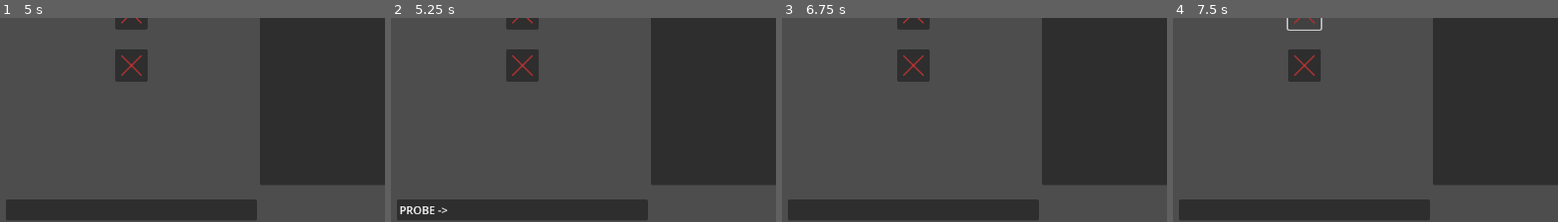
Above: before the commit, frames 1-4 (left to right).
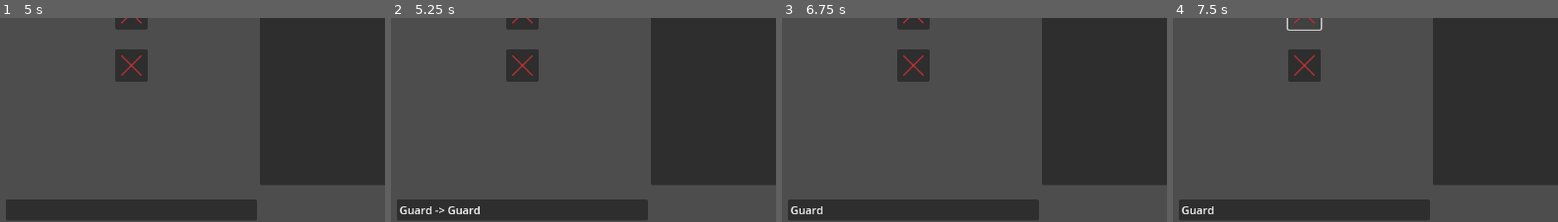
Above: after the commit, the same moments.

Repository: remyCases/Mercenary_Combat
Game: Godot game, scene res://scenes/main_menu.tscn
Two runs of this game, one before a commit and one after it. Both use one fixed random seed, a clock stepped at 60 frames per second and the inputs below.
Inputs (mouse positions are % of the whole screen's width and height, from its top left):
- Up to frame 1 (5 s): click (50, 52) at 0.52 s; click (50, 44) at 1.25 s; click "Start Combat" at 2 s; click "Next Turn" at 2.75 s; click "Next Turn" at 3.5 s; click (17, 14) at 4.27 s
- Up to frame 2 (5.25 s): click "PROBE" at 5 s
- Up to frame 3 (6.75 s): click "PROBE" at 5.75 s; click (17, 6) at 6.5 s
- Up to frame 4 (7.5 s): click (17, 26) at 7.27 s
The pictures show only the part of the screen within x 0-50%, y 27-77%; the shares and areas given below are measured in that part.

Frame 1 is identical in both runs. In frame 2, 0.5% of the frame differs, in the area x 2-24%, y 92-97%; in frame 3, 0.2%; in frame 4, 0.2%.

Commit message:
[Minor] Adds stance prediction

Diff:
--- a/scripts/UI/ui_manager.gd
+++ b/scripts/UI/ui_manager.gd
@@ -49,11 +49,11 @@
 func predict_player_stance(actions: Array[String]) -> void:
 	if not player_stance:
 		return
-	player_stance.text = ""
+	player_stance.text = "%s" % Enums.stance_to_str(Globals.GAME_STATE["player"].stance)
 	for i in actions:
 		if i == "" or i == "empty":
 			return
-		player_stance.text += "%s -> " % i
+		player_stance.text += " -> %s" % Enums.stance_to_str(Globals.ACTION_DATABASE[i].new_stance)
 
 func predict_opponent_log(str_log: String) -> void:
 	opponent_log.text = str_log
--- a/scripts/classes/globals.gd
+++ b/scripts/classes/globals.gd
@@ -1,6 +1,11 @@
 extends Node
 
 var opponent_id: String = ""
+
+var GAME_STATE: Dictionary[String, Combatant] = {
+	"player": Combatant.new("player"),
+	"opponent": Combatant.new("opponent"),
+}
 
 var OPPONENTS: Dictionary[String, Opponent] = {
 	"wild_aggressor": Opponent.new(
--- a/scripts/main.gd
+++ b/scripts/main.gd
@@ -1,8 +1,6 @@
 extends Node2D
 
 @onready var player_actions_node = $"CanvasLayer/MarginContainer/HBoxContainer/LeftContainer/SlotActionController"
-var player = Combatant.new("player")
-var opponent = Combatant.new("opponent")
 
 func _ready() -> void:
 	UIManager.ready()
@@ -20,24 +18,24 @@
 
 	# Phase 1: Resolve each action slot
 	for slot in range(3):
-		if player.is_dead() or opponent.is_dead():
+		if Globals.GAME_STATE["player"].is_dead() or Globals.GAME_STATE["opponent"].is_dead():
 			break
 		resolve_action_slot(player_actions[slot], opponent_actions[slot], slot)
 		await get_tree().create_timer(1.0).timeout
 
 	# Phase 2: Stamina recovery
-	player.stamina = 10
-	opponent.stamina = 10
+	Globals.GAME_STATE["player"].stamina = 10
+	Globals.GAME_STATE["opponent"].stamina = 10
 
 	# Phase 3: Passive alertness recovery
-	player.alertness = min(100, player.alertness + 5)
-	opponent.alertness = min(100, opponent.alertness + 5)
+	Globals.GAME_STATE["player"].alertness = min(100, Globals.GAME_STATE["player"].alertness + 5)
+	Globals.GAME_STATE["opponent"].alertness = min(100, Globals.GAME_STATE["opponent"].alertness + 5)
 
 	# Phase 4: Emotional state decay
-	player.emotional_states[Enums.EmotionType.Frustration] = max(0, player.emotional_states[Enums.EmotionType.Frustration] - 1)
-	player.emotional_states[Enums.EmotionType.Fear] = max(0, player.emotional_states[Enums.EmotionType.Fear] - 1)
-	opponent.emotional_states[Enums.EmotionType.Frustration] = max(0, opponent.emotional_states[Enums.EmotionType.Frustration] - 1)
-	opponent.emotional_states[Enums.EmotionType.Fear] = max(0, opponent.emotional_states[Enums.EmotionType.Fear] - 1)
+	Globals.GAME_STATE["player"].emotional_states[Enums.EmotionType.Frustration] = max(0, Globals.GAME_STATE["player"].emotional_states[Enums.EmotionType.Frustration] - 1)
+	Globals.GAME_STATE["player"].emotional_states[Enums.EmotionType.Fear] = max(0, Globals.GAME_STATE["player"].emotional_states[Enums.EmotionType.Fear] - 1)
+	Globals.GAME_STATE["opponent"].emotional_states[Enums.EmotionType.Frustration] = max(0, Globals.GAME_STATE["opponent"].emotional_states[Enums.EmotionType.Frustration] - 1)
+	Globals.GAME_STATE["opponent"].emotional_states[Enums.EmotionType.Fear] = max(0, Globals.GAME_STATE["opponent"].emotional_states[Enums.EmotionType.Fear] - 1)
 
 func resolve_action_slot(
 	player_action_name: String,
@@ -52,17 +50,17 @@
 	var opponent_action: Action = Globals.ACTION_DATABASE[opponent_action_name]
 
 	# Step 0: Return into default stance if was forced to expose
-	if player.is_force_exposed:
-		player.is_force_exposed = false
-		player.stance = Enums.Stance.Guard
-	if opponent.is_force_exposed:
-		opponent.is_force_exposed = false
-		opponent.stance = Enums.Stance.Guard
+	if Globals.GAME_STATE["player"].is_force_exposed:
+		Globals.GAME_STATE["player"].is_force_exposed = false
+		Globals.GAME_STATE["player"].stance = Enums.Stance.Guard
+	if Globals.GAME_STATE["opponent"].is_force_exposed:
+		Globals.GAME_STATE["opponent"].is_force_exposed = false
+		Globals.GAME_STATE["opponent"].stance = Enums.Stance.Guard
 
 	# Step 1: Calculate modified initiative
 	var pass_turn: bool = false
-	var player_init = player_action.base_initiative + Enums.get_stance_modifier(player.stance) + get_emotional_modifier(player)
-	var opponent_init = opponent_action.base_initiative + Enums.get_stance_modifier(opponent.stance) + get_emotional_modifier(opponent)
+	var player_init = player_action.base_initiative + Enums.get_stance_modifier(Globals.GAME_STATE["player"].stance) + get_emotional_modifier(Globals.GAME_STATE["player"])
+	var opponent_init = opponent_action.base_initiative + Enums.get_stance_modifier(Globals.GAME_STATE["opponent"].stance) + get_emotional_modifier(Globals.GAME_STATE["opponent"])
 
 	# Step 2: Determine who acts first
 	var acts_first: Combatant
@@ -73,8 +71,8 @@
 	var acts_second_init: int
 
 	if player_init >= opponent_init:
-		acts_first = player
-		acts_second = opponent
+		acts_first = Globals.GAME_STATE["player"]
+		acts_second = Globals.GAME_STATE["opponent"]
 		acts_first_action = player_action
 		acts_second_action = opponent_action
 		acts_first_init = player_init
@@ -84,8 +82,8 @@
 			acts_second.stance = Enums.Stance.Exposed
 			acts_second.is_force_exposed = true
 	else:
-		acts_first = opponent
-		acts_second = player
+		acts_first = Globals.GAME_STATE["opponent"]
+		acts_second = Globals.GAME_STATE["player"]
 		acts_first_action = opponent_action
 		acts_second_action = player_action
 		acts_first_init = opponent_init
